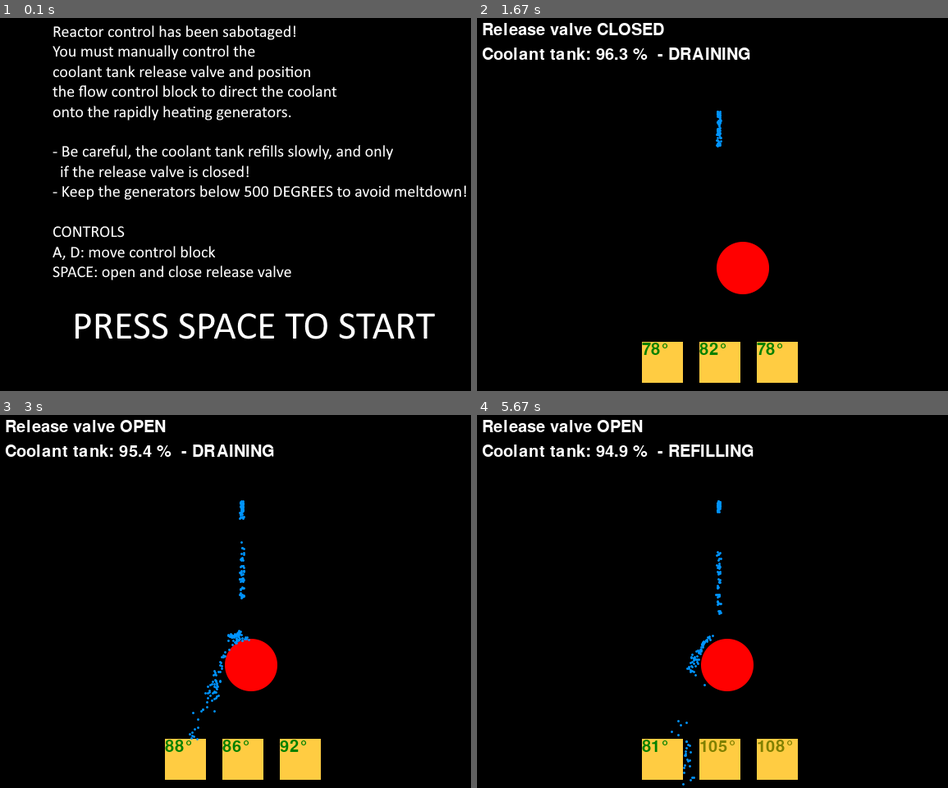
Above: before the commit, frames 1-4 (two rows, left to right).
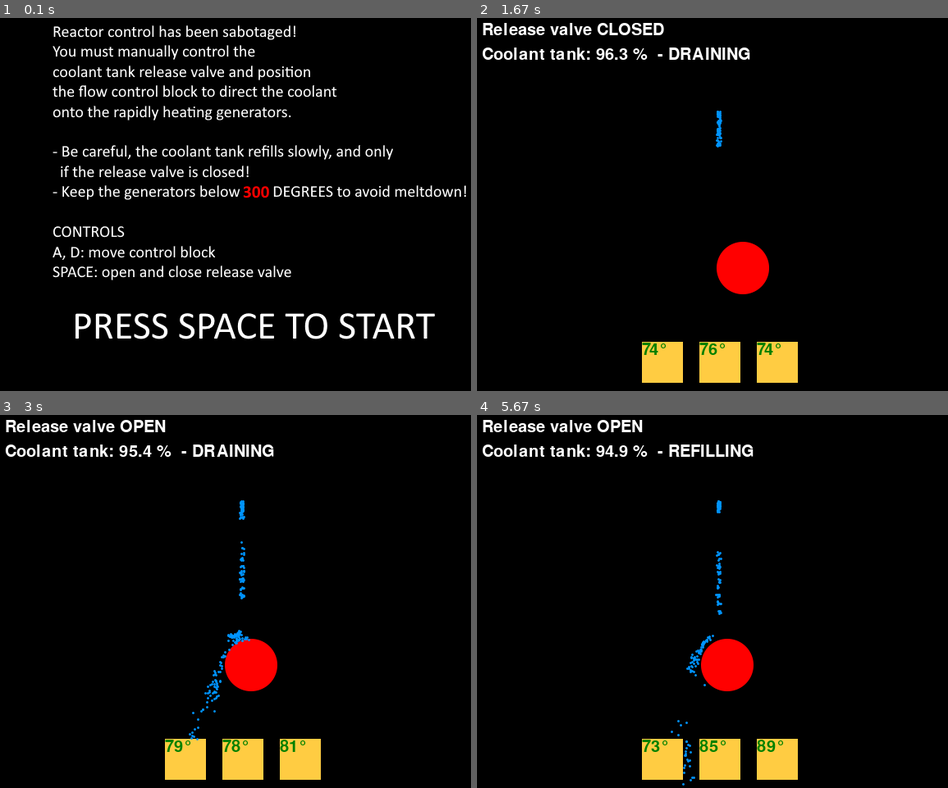
Above: after the commit, the same moments.

Repository: rkibria/Pygame-Community-Easter-Jam-2023
Game: pygame game, started from main.py
Two runs of this game, one before a commit and one after it. Both use one fixed random seed, a clock stepped at 60 frames per second and the inputs below.
Inputs:
- Up to frame 1 (0.1 s): no input
- Up to frame 2 (1.67 s): tap Space at 0.33, 1.23, 1.53 s; hold D 0.67-1.13 s; hold D 1.17-1.63 s
- Up to frame 3 (3 s): hold A 1.67-2.2 s; tap Space at 1.73, 2.03, 2.3, 2.6, 2.73 s; hold A 2.23-2.63 s; hold D from 2.67 s (still down)
- Up to frame 4 (5.67 s): tap Space at 3.03, 3.4, 3.7, 3.9, 4.2, 4.4, 4.7, 4.9, 5.2, 5.47 s; release D at 3.3 s; hold A 3.33-3.8 s; hold D 3.83-4.3 s; hold D 4.33-4.8 s; hold A 4.83-5.37 s; hold A from 5.4 s (still down)

The runs differ from the first frame. In frame 1, 0.1% of the frame differs, in the area x 51-58%, y 45-49%; in frame 2, 0.2%; in frame 3, 0.3%; in frame 4, 0.4%, in the area x 35-67%, y 87-91%.

Commit message:
escalation

Diff:
--- a/main.py
+++ b/main.py
@@ -10,7 +10,7 @@
 
 - Be careful, the coolant tank refills slowly, and only
   if the release valve is closed!
-- Keep the generators below 500 DEGREES to avoid meltdown!
+- Keep the generators below 300 DEGREES to avoid meltdown!
 
 CONTROLS
 A, D: move control block
@@ -149,6 +149,7 @@
         "state": STATE_START,
         "start_img": pg.image.load("assets/title.png").convert_alpha(),
         "end_img": pg.image.load("assets/gameover.png").convert_alpha(),
+        "start_time": 0,
 
         "particles": [],
         "immobiles": [{"pos": (320, 150)}],
@@ -169,7 +170,7 @@
         "high_temp": 200, # graphical only
         "crit_temp": 250, # graphical only
         "max_temp": 300.0,
-        "start_time": 0,
+        "escalation": 1.0,
 
         "temp_per_particle": 0.2,
         "max_flow_rate": 0.02,
@@ -267,7 +268,8 @@
 def update_targets(game_state, frame):
     if frame % 10 == 0:
         for target in game_state["targets"]:
-            delta = random.choice((0, 0, 0, 1, 1, 1, 2, 2, 3)) * 2
+            delta = random.choice((0, 0, 0, 1, 1, 1, 2, 2, 3)) * game_state["escalation"]
+            game_state["escalation"] += 0.001
             target["temp"] += delta
             if target["temp"] >= game_state["max_temp"]:
                 game_state["state"] = STATE_END
@@ -295,7 +297,10 @@
     else:
         surface.blit(game_state["end_img"], (0,0))
         if not "end_text" in game_state:
-            game_state["end_text"] = game_state["font"].render(f"You survived {round(game_state['end_time'] / 60)} minutes", True, (255,0,0))
+            mns = round(game_state['end_time'] / 60)
+            sec = round(int(game_state['end_time']) % 60)
+            game_state["end_text"] = game_state["font"].render(f"You survived {mns} minutes and {sec} seconds",
+                                                               True, (255,0,0))
         surface.blit(game_state["end_text"], (30, 80))
 
 def on_key_down(game_state, key):
Binary file changed: assets/title.png
